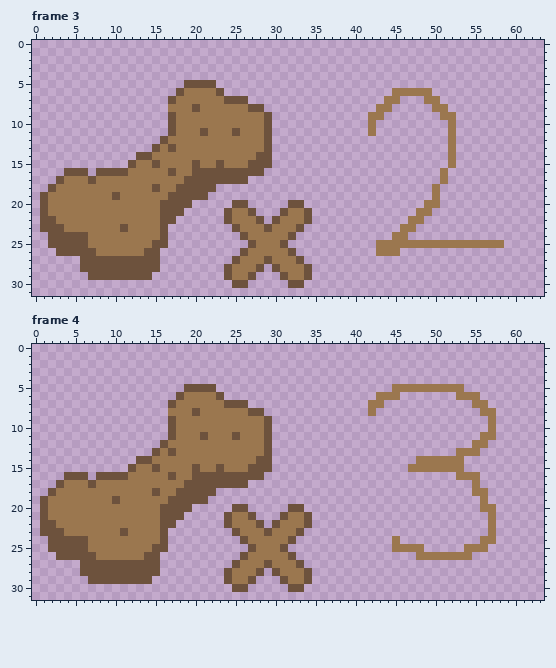
Two states of a pixel-art file, assets/sprite_croquette.aseprite. The first picture shows the starting point.
64x32 pixels, 6 frames. Shown: frame 3, frame 4. The commit also changed other frames, which this record leaves out.
Now the later version:
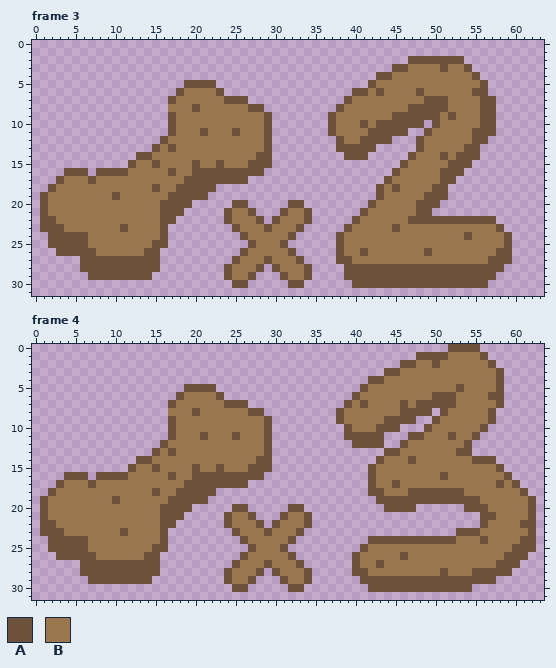
Palette (. is transparent): A #6d523d  B #9b774f
What changed:
Changed rows in their new state; - is an unchanged pixel.
Frame 3:
first column x 37:
 2 ----------AAAAAAA------
 3 --------AABBBBABBA-----
 4 ------AABBBBBBBBBBA----
 5 -----ABBBBBBBBBBBBBA---
 6 ---AABAB---A-BBBBBAA---
 7 --ABBBB--BBBAAABBBBAA--
 8 -ABBBB--BBAAAAABBBBAA--
 9 ABBBB--BAAAAAA-ABBBAA--
10 ABBBA-AAAAAA-AB-BBBAA--
11 ABBBBAAAAA--ABB-BBAAA--
12 -ABBAAAA---ABBB-BBAA---
13 -AAAAA-----ABBB-BAA----
14 --AAA-----ABBBA-AAA----
15 ---------ABBBBBAAA-----
16 --------ABBBBBAAA------
17 -------ABBBBBBAA-------
18 ------ABABBBBAA--------
19 ------ABBBBBAAA--------
20 -----ABBBBBAAA---------
21 ----ABBBBBBAA----------
22 ---ABBBBBBAAAAAAAAAAA--
23 --ABBBBBA--BBBBBBBBBBA-
24 -ABBBBBB--BBBBBBBABBBBA
25 -ABBBB----------------A
26 -ABBAB---BBBABBBBBBBBAA
27 -AABBBBBBBBBBBBBBBBBAAA
28 --AAAAAAAAAAAAAAAAAAAA-
29 --AAAAAAAAAAAAAAAAAAA--
30 ---AAAAAAAAAAAAAAAAA---
Frame 4:
first column x 38:
 0 --------------AAAA-------
 1 ----------AAAABBBBA------
 2 --------AABBABBBBBBA-----
 3 ------AABBBBBBBBBBBBA----
 4 ----AABBBBBBBBBBBBBBA----
 5 ---ABBB--------ABBBBA----
 6 --ABB---BBBBAAA---BAA----
 7 -ABA--BBABAAAAABB--BA----
 8 ABBB-BBBAAAA-ABBBB-A-----
 9 ABBBBBAAAA--ABBBBBBA-----
10 -ABBBAAA---ABBBBBBA.-----
11 -AAAAA---AABBBABBA..-----
12 --AAAA--ABBBBBBBA..------
13 ------AABBBBBBBAA.-------
14 -----ABBBA------BAAA-----
15 ----ABBBB-------BBBBA----
16 ----ABBBBBBBBAB---BBBA---
17 ----ABBABBBBBBBBB-BBABA--
18 ----AABBBAAAAAAAB--BBBBA-
19 -----AAAAAAAAAAAAA-BBBBBA
20 ------AAAA------AAA-BBBBA
21 ------------------AABBBBA
22 ------------------A-BBBAA
23 ---------------AAAB-BBBBA
24 ----AAAAAAAAAAABBBA-BBBAA
25 ---ABBB----BBBBB---BBBAAA
26 --ABBBBBAB-------BBBBAAA-
27 --ABBABBBBBBBBBBBBBBAAA--
28 --AABBBBBBBBBABBBAAAAA---
29 ---AAAAAAAAAAAAAAAAA-----
30 ----AAAAAAAAAAAAA--------
Pixel boxes of the changes (left, top, right, bottom) in both pictures:
changed: (328, 56, 512, 288)
changed: (336, 344, 536, 592)
